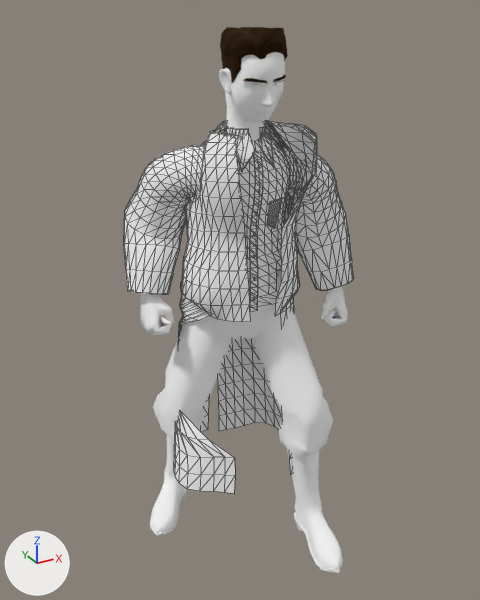
Before and after pictures for a commit that changed the glTF model public/experiments/out-west/3d/native-v2/equipment/outfit.wool-duster.glb.
Camera for both pictures: a camera (50 mm lens) standing at (-0.937, -1.637, 1.759) and looking at (0.008, 0.082, 0.899). Every picture has the same lights, and +X, +Y and +Z are marked at lower left. The older version comes first. Mesh edges are drawn as thin lines on the coarser meshes. Where no turn or scale is listed for an object, it has been applied to the vertices. Vertices at exactly the same position are counted once.

Names of what the first picture shows: 'native.skin-part.73.0', 'native.skin-part.73.1', 'native.skin-part.73.2'.
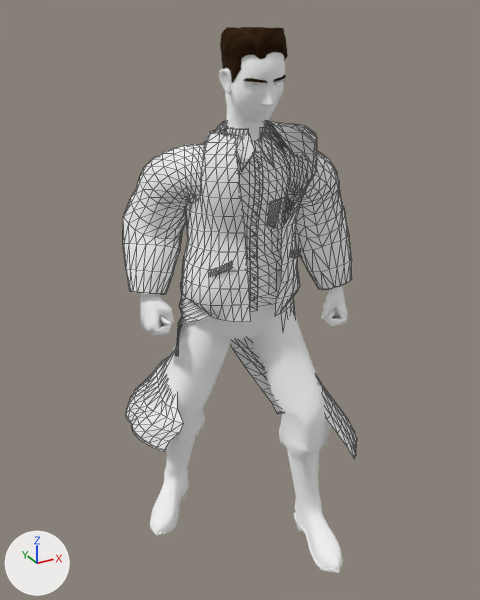
What differs and where, as boxes [x1, y1, x2, y2] in the pictures (480 x 600 px; the box of a moved part takes in the faces that stretch with it):
'native.skin-part.73.2', reshaped (9% shorter)
    before: [124, 121, 354, 494]
    after: [123, 121, 357, 459]
part 1 of me_skin_part_2, moved or reshaped
    before: [124, 144, 354, 494]
    after: [123, 143, 357, 459]

What changed in the scene script:
```text
Change me_skin_part_2:
    used by ob_native_skin_part_73_2; location = (0.0, 0.0, 0.003)
    remove me_skin_part_2.from_pydata(...)  # 2020 vertices, 3411 faces; spans x -0.333..0.374, y -0.136..0.312, z 0.266..1.466
    add me_skin_part_2.from_pydata(...)  # 2201 vertices, 3559 faces; spans x -0.356..0.375, y -0.252..0.415, z 0.368..1.466
    me_skin_part_2 part 1: 812 vertices moved from x -0.333..0.374, y -0.084..0.305, z 0.266..1.418 to x -0.352..0.375, y -0.249..0.414, z 0.372..1.419; 2 vertices removed from x 0.005..0.036, y 0.257..0.259, z 0.82; 183 vertices added at x -0.356..0.366, y -0.252..0.415, z 0.368..1.102
```
